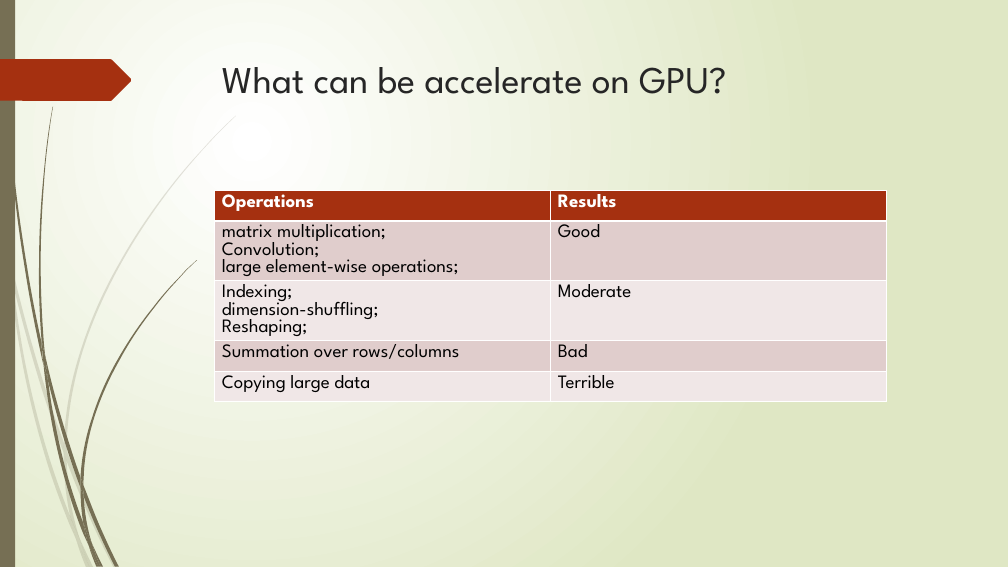
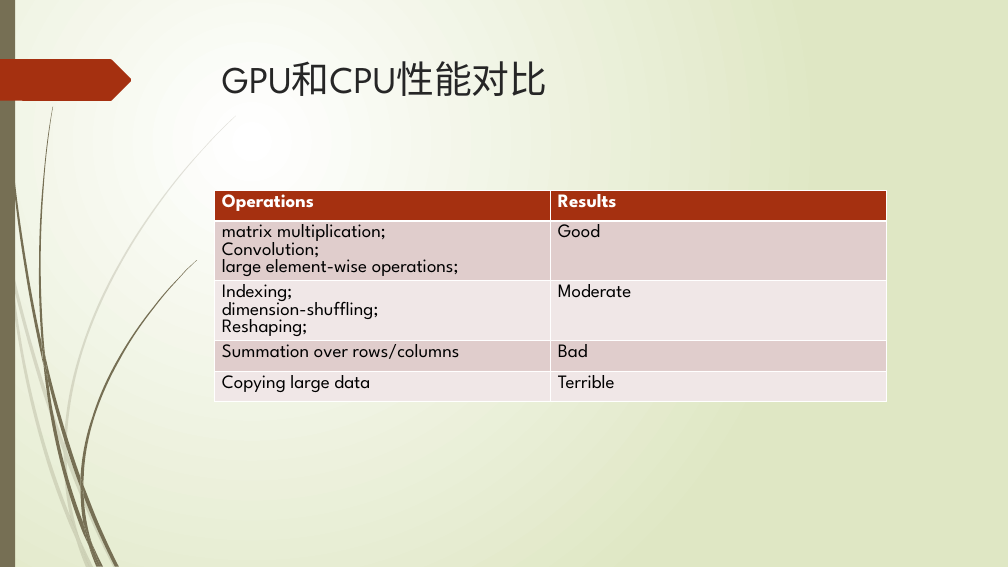
Before and after one commit to jiangnanhugo/Graduate_Design, a slide deck: slide 6 of 开题报告.pptx. Drawn at 1008x567 pixels with LibreOffice and Linux fonts; fonts in the diff are those of the drawing. Boxes give left, top, right and bottom in pixels: in the first picture for what was removed or moved away, otherwise in the second. Text is boxed around its words. In the diff, an @@ line names an element or a change of style, - is before the commit and + after.

```diff
--- a/开题报告.pptx
+++ b/开题报告.pptx
@@ title at (222,61,548,96): text changed @@
-What can be accelerate on GPU?
+GPU和CPU性能对比
```
Also in this commit, not shown: 16 other slides changed, 1 slide added, 3 slides removed, 14 other files.
